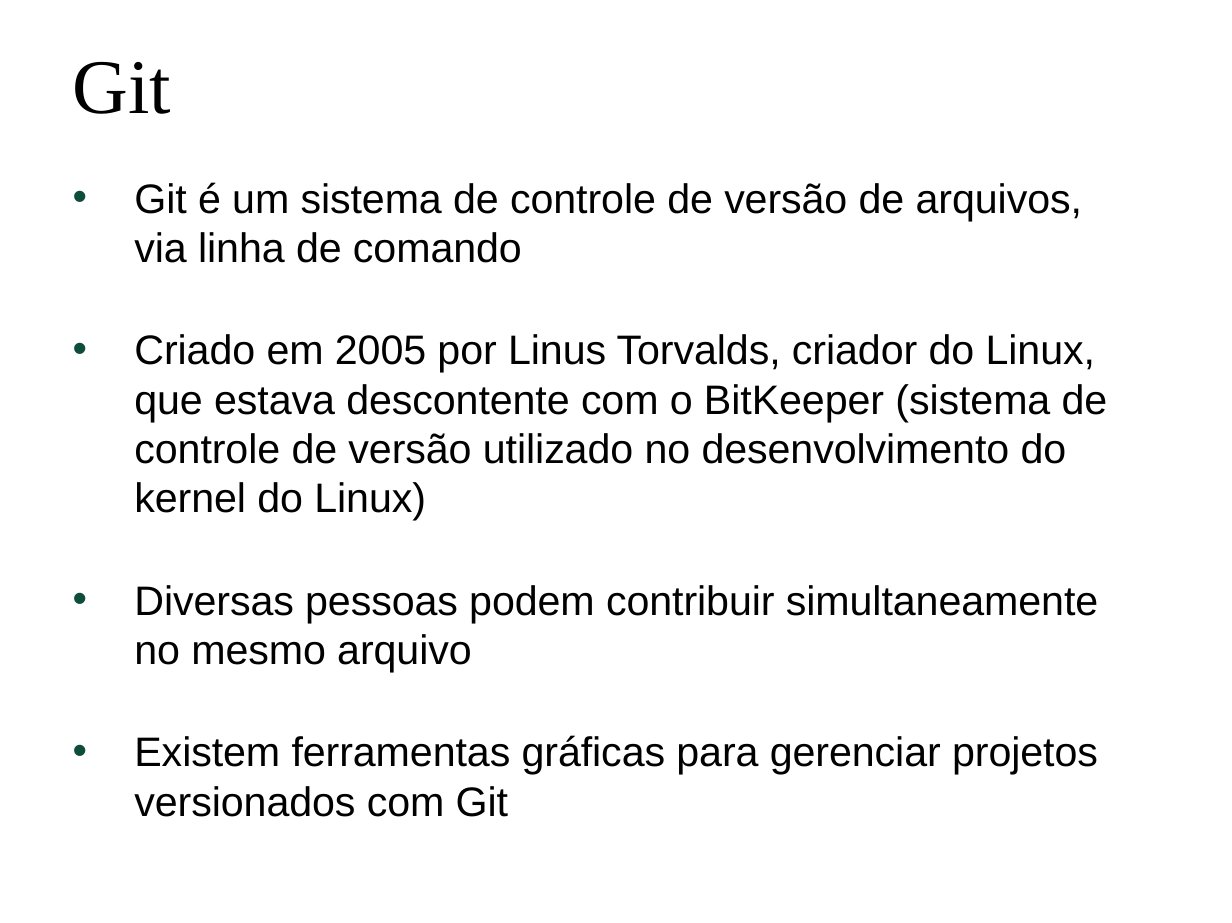
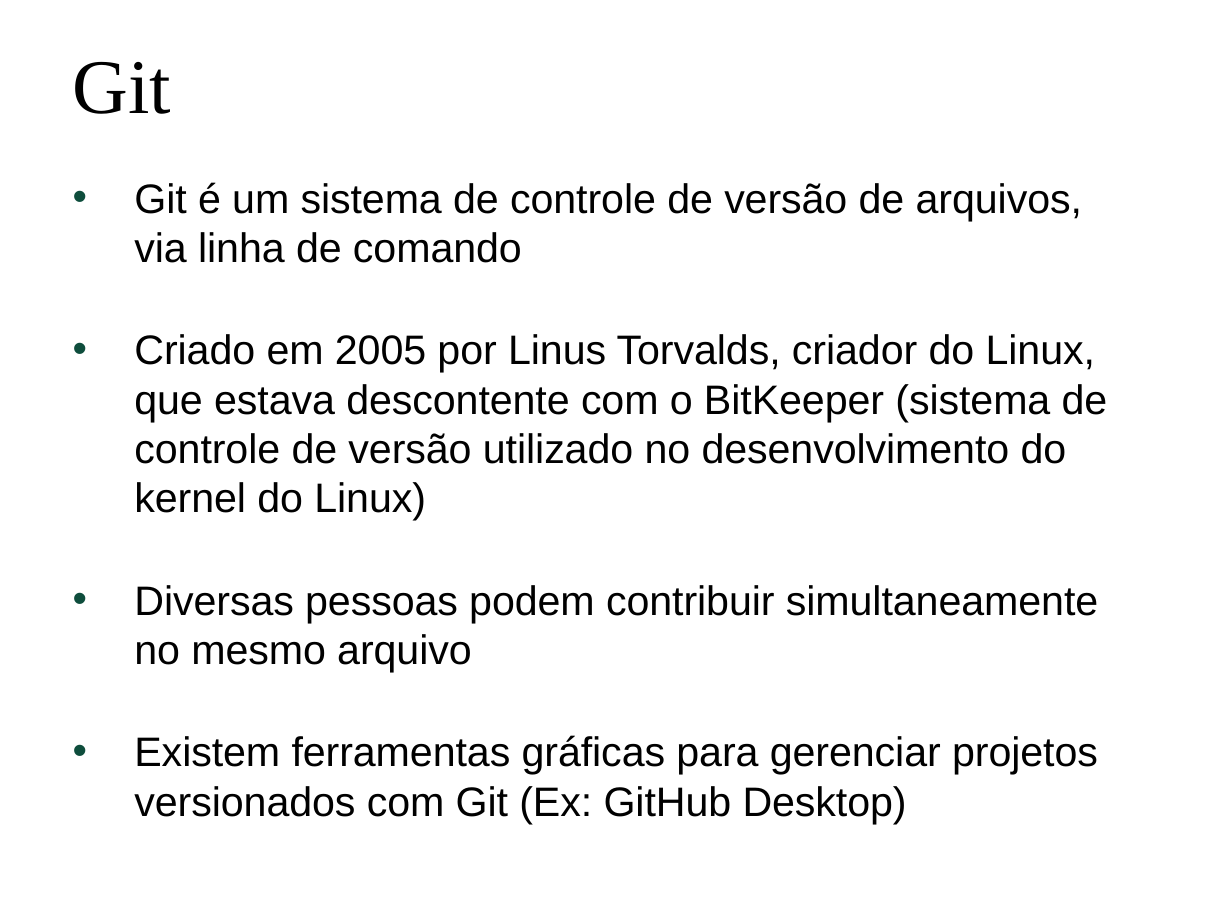
Before and after one commit to ugoincc/contece-git-workshop, a slide deck: slide 3 of 01 Git.pptx. Drawn at 1232x923 pixels with LibreOffice and Linux fonts; fonts in the diff are those of the drawing. Boxes give left, top, right and bottom in pixels: in the first picture for what was removed or moved away, otherwise in the second. Text is boxed around its words. In the diff, an @@ line names an element or a change of style, - is before the commit and + after.

```diff
--- a/01 Git.pptx
+++ b/01 Git.pptx
@@ text at (x1=134, y1=735, x2=1098, y2=824): text changed @@
-• Existem ferramentas gráficas para gerenciar projetos versionados com Git
+• Existem ferramentas gráficas para gerenciar projetos versionados com Git (Ex: GitHub Desktop)
```
Also in this commit, not shown: 3 other slides changed, 1 slide removed, 2 other files.
